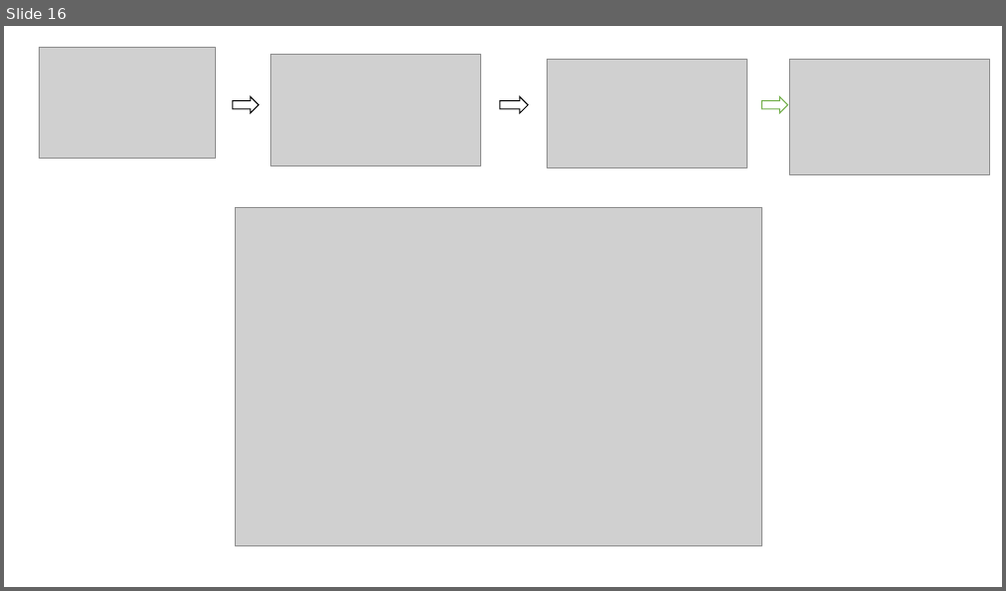
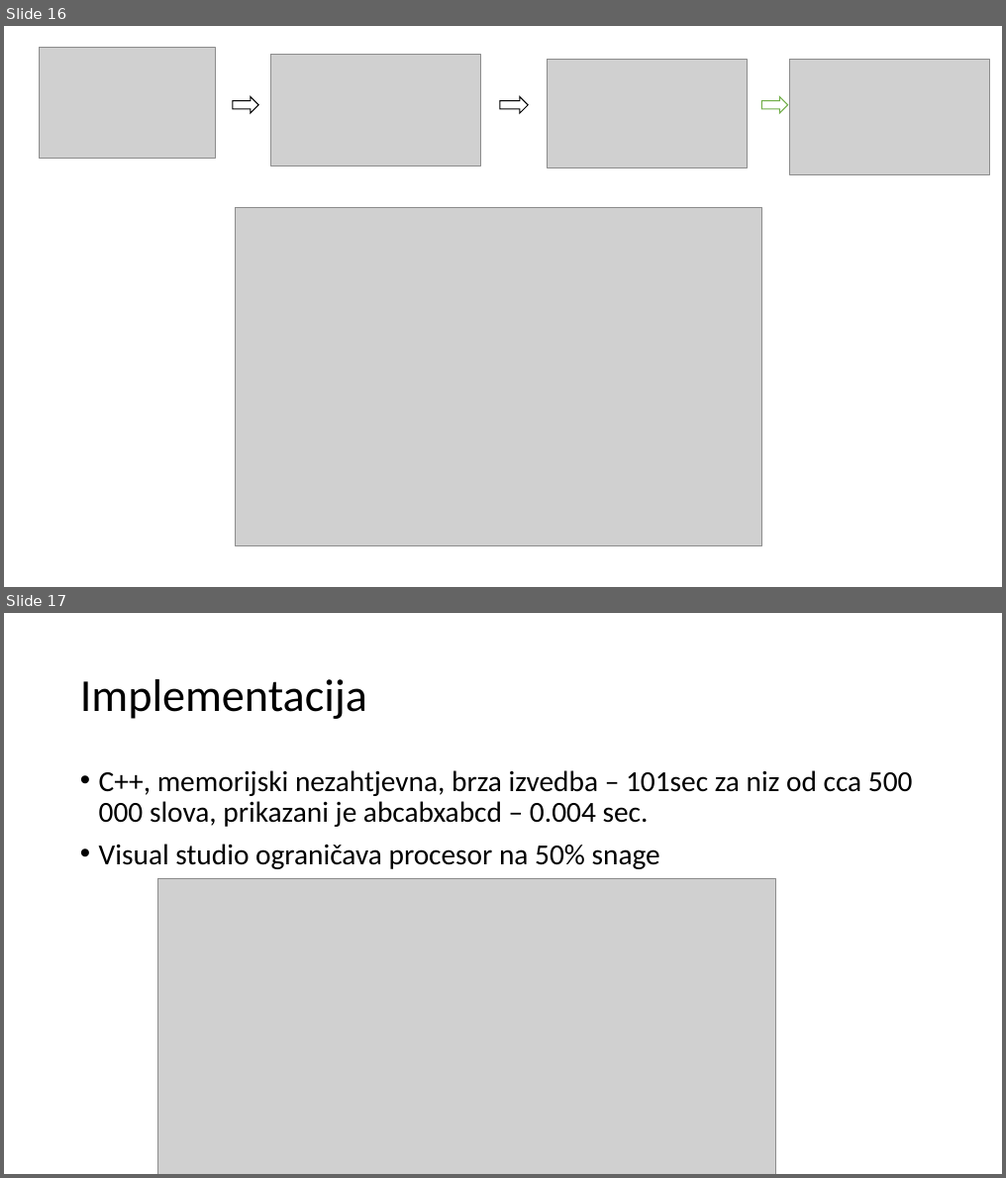
Before and after one commit to saiyadjin/Bioinformatika, a slide deck: IMPLEMENTACIJA UKKONENOVOG ALGORITMA.pptx. Shown one above the other, each under a label of ours: slide 16 before the commit, slides 16 and 17 after it. The pictures are 1006x591 and 1006x1178 pixels, drawn with LibreOffice and Linux fonts; fonts in the diff are those of the drawing; grey boxes stand for pictures. Boxes give left, top, right and bottom in pixels: in the first picture for what was removed or moved away, otherwise in the second. Text is boxed around its words. In the diff, an @@ line names an element or a change of style, - is before the commit and + after.

```diff
--- a/IMPLEMENTACIJA UKKONENOVOG ALGORITMA.pptx
+++ b/IMPLEMENTACIJA UKKONENOVOG ALGORITMA.pptx
@@ slide 17 added at [4,613,1002,1174], background #FFFFFF @@
@@ title added at [80,679,367,719], 44 pt, text #000000 @@
+Implementacija
@@ text added at [99,770,913,869], 28 pt, text #000000 @@
+• C++, memorijski nezahtjevna, brza izvedba – 101sec za niz od cca 500 000 slova, prikazani je abcabxabcd – 0.004 sec.
+• Visual studio ograničava procesor na 50% snage
@@ picture added at [158,878,776,1174] @@
```
Also in this commit, not shown: 2 slides changed, 3 other slides added, 3 other files.
